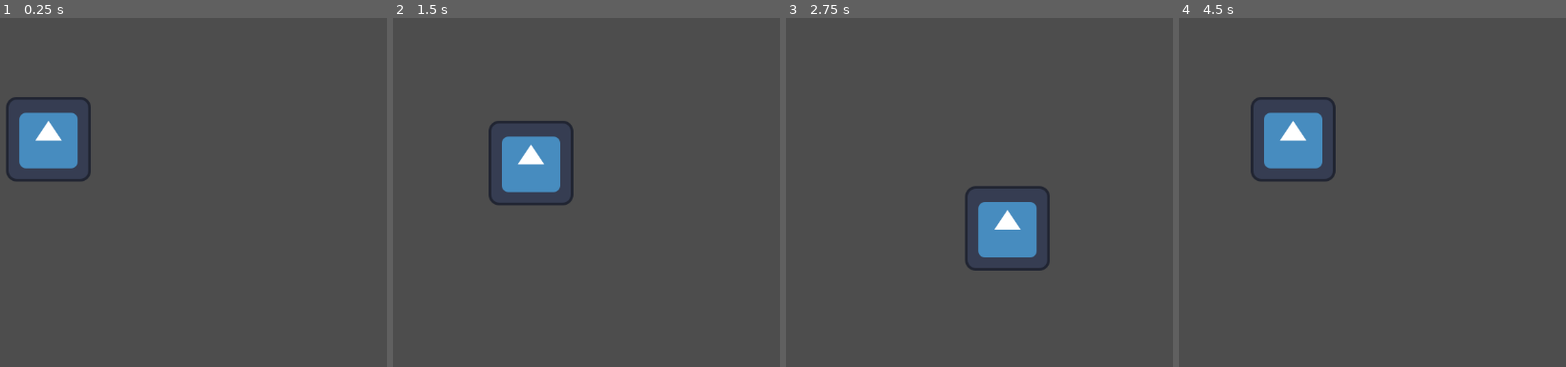
Above: before the commit, frames 1-4 (left to right).
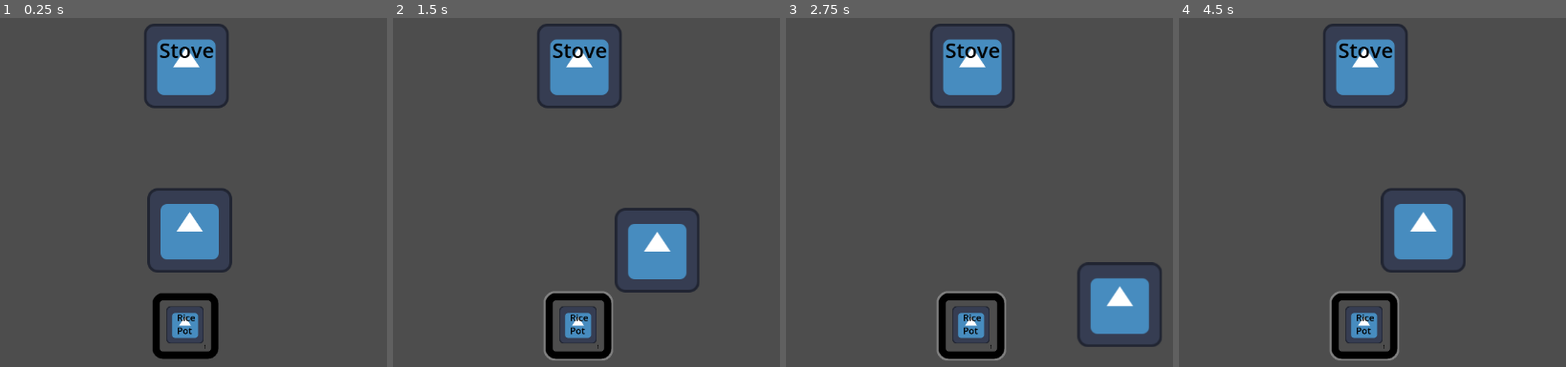
Above: after the commit, the same moments.

Repository: DragonEyeGames/Sushi-House-Shiba-Arcade
Game: Godot game, scene res://main.tscn
The game is run twice, just before and just after one commit, with the same random seed, the same clock (stepped at 60 frames per second) and the same inputs. The project has no main scene, so this scene is started directly. The engine's default icon, where the game draws it, is replaced by a stand-in: a white triangle on a blue panel in a dark square.
Inputs (mouse positions are in pixels of both pictures, inside the frame that each line leads up to):
- Up to frame 1 (0.25 s): no input
- Up to frame 2 (1.5 s): tap Enter at 0.5 s; move the mouse to (outside the picture) at 0.52 s; hold D (Right) 0.53-1.28 s; tap 1 (1, bound only after the commit) at 0.6 s; click (outside the picture) at 0.8 s; move the mouse to (462, 195) at 1.27 s; hold S (Down) from 1.28 s (still down); click (462, 195) at 1.35 s
- Up to frame 3 (2.75 s): tap 1 (1, bound only after the commit) at 1.55, 2.1 s; move the mouse to (1083, 77) at 2.02 s; release S (Down) at 2.03 s; hold D (Right) from 2.03 s (still down); click (1083, 77) at 2.3 s
- Up to frame 4 (4.5 s): move the mouse to (1364, 258) at 2.77 s; release D (Right) at 2.78 s; hold W (Up) 2.78-3.53 s; click (1364, 258) at 2.85 s; tap 1 (1, bound only after the commit) at 3.05, 3.6 s; move the mouse to (outside the picture) at 3.52 s; hold A (Left) from 3.53 s (still down); click (outside the picture) at 3.8 s; move the mouse to (outside the picture) at 4.27 s; click (outside the picture) at 4.35 s

The runs differ from the first frame. In frame 1, 11% of the frame differs, in the area x 1-60%, y 1-98%; in frame 2, 11%; in frame 3, 11%, in the area x 37-98%, y 1-99%; in frame 4, 11%.

Commit message:
Working item placement!!!
You can now place items onto the stove!

Diff:
--- a/Test.tscn
+++ /dev/null
@@ -1,10 +0,0 @@
-[gd_scene load_steps=2 format=3 uid="uid://dnnka5th1gldj"]
-
-[ext_resource type="Texture2D" uid="uid://ocqr4kaowgws" path="res://icon.svg" id="1_mtyf4"]
-
-[node name="Node2D" type="Node2D"]
-
-[node name="Sprite2D" type="Sprite2D" parent="."]
-texture = ExtResource("1_mtyf4")
-
-[node name="Node2D" type="Node2D" parent="."]
--- /dev/null
+++ b/main.gd
@@ -0,0 +1,30 @@
+extends Node2D
+
+var playerInventorySelect=""
+var interactable=""
+var interactiveItem
+var playerInventory=["rice"]
+
+# Called when the node enters the scene tree for the first time.
+func _ready() -> void:
+	pass # Replace with function body.
+
+
+# Called every frame. 'delta' is the elapsed time since the previous frame.
+func _process(delta: float) -> void:
+	for i in range($CanvasLayer.get_child_count()):
+		var child = $CanvasLayer.get_child(i)
+		if i >= playerInventory.size():
+			child.visible=false
+		else:
+			child.visible=true
+	if(Input.is_action_just_pressed("1")):
+		if(len(playerInventory)>=1):
+			if($"CanvasLayer/1/Outline".visible==false):
+				playerInventorySelect=playerInventory[0]
+				$"CanvasLayer/1/Outline".visible=true
+			else:
+				playerInventorySelect=""
+				$"CanvasLayer/1/Outline".visible=false
+	if(Input.is_action_just_pressed("Place") and interactable!=""):
+		interactiveItem.interact()
--- a/main.tscn
+++ b/main.tscn
@@ -1,15 +1,35 @@
-[gd_scene load_steps=4 format=3 uid="uid://dyu40iyjut0ht"]
+[gd_scene load_steps=12 format=3 uid="uid://dyu40iyjut0ht"]
 
 [ext_resource type="Script" uid="uid://drpd5ypjrw67y" path="res://player.gd" id="1_0xm2m"]
+[ext_resource type="Script" uid="uid://bnfbc7u202bvo" path="res://main.gd" id="1_7mycd"]
 [ext_resource type="Texture2D" uid="uid://d3qu1bea31e07" path="res://icon.svg" id="1_ig7tw"]
+[ext_resource type="Script" uid="uid://c008fxlrk5pjg" path="res://workstation.gd" id="3_h2yge"]
+[ext_resource type="Texture2D" uid="uid://dukslok5fus07" path="res://hotbar.png" id="4_1bvp3"]
+[ext_resource type="Shader" uid="uid://day38ouyppi2j" path="res://recolor.gdshader" id="5_lquwl"]
 
 [sub_resource type="RectangleShape2D" id="RectangleShape2D_0xm2m"]
 size = Vector2(122, 123)
 
+[sub_resource type="CapsuleShape2D" id="CapsuleShape2D_1bvp3"]
+radius = 59.0
+height = 180.0
+
+[sub_resource type="RectangleShape2D" id="RectangleShape2D_h2yge"]
+size = Vector2(123, 123)
+
+[sub_resource type="RectangleShape2D" id="RectangleShape2D_1bvp3"]
+size = Vector2(122, 40)
+
+[sub_resource type="ShaderMaterial" id="ShaderMaterial_7mycd"]
+shader = ExtResource("5_lquwl")
+shader_parameter/target_color = Color(1, 1, 1, 1)
+
 [node name="Node2D" type="Node2D"]
+position = Vector2(204, 83)
+script = ExtResource("1_7mycd")
 
 [node name="Player" type="CharacterBody2D" parent="."]
-position = Vector2(314, 273)
+position = Vector2(323, 328)
 script = ExtResource("1_0xm2m")
 
 [node name="Icon" type="Sprite2D" parent="Player"]
@@ -18,3 +38,128 @@
 [node name="CollisionShape2D" type="CollisionShape2D" parent="Player"]
 position = Vector2(-2, 0.5)
 shape = SubResource("RectangleShape2D_0xm2m")
+
+[node name="Area2D" type="Area2D" parent="Player"]
+collision_layer = 2
+collision_mask = 2
+
+[node name="CollisionShape2D" type="CollisionShape2D" parent="Player/Area2D"]
+position = Vector2(-1, -7)
+shape = SubResource("CapsuleShape2D_1bvp3")
+
+[node name="Stove" type="StaticBody2D" parent="."]
+position = Vector2(318, 79)
+script = ExtResource("3_h2yge")
+item = "rice"
+
+[node name="Icon" type="Sprite2D" parent="Stove"]
+texture = ExtResource("1_ig7tw")
+
+[node name="RichTextLabel" type="RichTextLabel" parent="Stove/Icon"]
+offset_left = -41.0
+offset_top = -46.0
+offset_right = 59.0
+offset_bottom = 25.0
+theme_override_colors/default_color = Color(0, 0, 0, 1)
+theme_override_font_sizes/normal_font_size = 31
+text = "Stove"
+
+[node name="CollisionShape2D" type="CollisionShape2D" parent="Stove"]
+position = Vector2(-0.5, -0.5)
+shape = SubResource("RectangleShape2D_h2yge")
+
+[node name="Area2D" type="Area2D" parent="Stove"]
+collision_layer = 2
+collision_mask = 2
+
+[node name="CollisionShape2D" type="CollisionShape2D" parent="Stove/Area2D"]
+position = Vector2(-1, 10)
+shape = SubResource("RectangleShape2D_1bvp3")
+
+[node name="RichTextLabel" type="RichTextLabel" parent="Stove"]
+visible = false
+offset_left = -37.0
+offset_top = 3.0
+offset_right = 60.0
+offset_bottom = 43.0
+theme_override_colors/default_color = Color(0, 0, 0, 1)
+text = "Place Rice"
+
+[node name="Interactable" type="Sprite2D" parent="Stove"]
+visible = false
+position = Vector2(-0.999969, 17)
+scale = Vector2(0.445, 0.445)
+texture = ExtResource("1_ig7tw")
+
+[node name="RichTextLabel" type="RichTextLabel" parent="Stove/Interactable"]
+offset_left = -26.9663
+offset_top = -47.1911
+offset_right = 73.0337
+offset_bottom = 54.8089
+theme_override_colors/default_color = Color(0, 0, 0, 1)
+theme_override_font_sizes/normal_font_size = 31
+text = "Rice Pot"
+
+[node name="CanvasLayer" type="CanvasLayer" parent="."]
+
+[node name="1" type="Sprite2D" parent="CanvasLayer"]
+position = Vector2(520.56, 555.56)
+scale = Vector2(0.26, 0.26)
+texture = ExtResource("4_1bvp3")
+
+[node name="RichTextLabel2" type="RichTextLabel" parent="CanvasLayer/1"]
+offset_left = 105.538
+offset_top = 97.8461
+offset_right = 205.538
+offset_bottom = 199.846
+theme_override_colors/default_color = Color(0, 0, 0, 1)
+theme_override_font_sizes/normal_font_size = 31
+text = "1"
+
+[node name="Outline" type="Sprite2D" parent="CanvasLayer/1"]
+visible = false
+z_index = -1
+material = SubResource("ShaderMaterial_7mycd")
+scale = Vector2(1.055, 1.055)
+texture = ExtResource("4_1bvp3")
+
+[node name="Icon" type="Sprite2D" parent="CanvasLayer/1"]
+position = Vector2(-2.15381, -6)
+scale = Vector2(1.71154, 1.71154)
+texture = ExtResource("1_ig7tw")
+
+[node name="RichTextLabel" type="RichTextLabel" parent="CanvasLayer/1/Icon"]
+offset_left = -26.9663
+offset_top = -47.1911
+offset_right = 73.0337
+offset_bottom = 54.8089
+theme_override_colors/default_color = Color(0, 0, 0, 1)
+theme_override_font_sizes/normal_font_size = 31
+text = "Rice Pot"
+
+[node name="Hotbar" type="Sprite2D" parent="CanvasLayer"]
+visible = false
+position = Vector2(304.56, 555.56)
+scale = Vector2(0.26, 0.26)
+texture = ExtResource("4_1bvp3")
+
+[node name="Hotbar2" type="Sprite2D" parent="CanvasLayer"]
+visible = false
+position = Vector2(413.56, 555.56)
+scale = Vector2(0.26, 0.26)
+texture = ExtResource("4_1bvp3")
+
+[node name="Hotbar4" type="Sprite2D" parent="CanvasLayer"]
+visible = false
+position = Vector2(631.56, 555.56)
+scale = Vector2(0.26, 0.26)
+texture = ExtResource("4_1bvp3")
+
+[node name="Hotbar5" type="Sprite2D" parent="CanvasLayer"]
+visible = false
+position = Vector2(740.56, 555.56)
+scale = Vector2(0.26, 0.26)
+texture = ExtResource("4_1bvp3")
+
+[connection signal="area_entered" from="Stove/Area2D" to="Stove" method="_on_area_2d_area_entered"]
+[connection signal="area_exited" from="Stove/Area2D" to="Stove" method="_on_area_2d_area_exited"]
--- a/player.gd
+++ b/player.gd
@@ -1,5 +1,5 @@
 extends CharacterBody2D
-const SPEED = 3
+const SPEED = 150
 func _process(delta: float) -> void:
 	var yChange = 0
 	var xChange = 0
@@ -16,5 +16,7 @@
 		yChange /= sqrt(2)
 	xChange*=SPEED
 	yChange*=SPEED
-	position.x+=xChange
-	position.y+=yChange
+	velocity.x+=xChange
+	velocity.y+=yChange
+	move_and_slide()
+	velocity=Vector2.ZERO
--- a/project.godot
+++ b/project.godot
@@ -48,3 +48,18 @@
 , Object(InputEventKey,"resource_local_to_scene":false,"resource_name":"","device":-1,"window_id":0,"alt_pressed":false …(186 unchanged characters)…
 ]
 }
+1={
+"deadzone": 0.2,
+"events": [Object(InputEventKey,"resource_local_to_scene":false,"resource_name":"","device":-1,"window_id":0,"alt_pressed":false,"shift_pressed":false,"ctrl_pressed":false,"meta_pressed":false,"pressed":false,"keycode":0,"physical_keycode":49,"key_label":0,"unicode":49,"location":0,"echo":false,"script":null)
+]
+}
+Place={
+"deadzone": 0.2,
+"events": [Object(InputEventMouseButton,"resource_local_to_scene":false,"resource_name":"","device":-1,"window_id":0,"alt_pressed":false,"shift_pressed":false,"ctrl_pressed":false,"meta_pressed":false,"button_mask":1,"position":Vector2(151, 15),"global_position":Vector2(160, 63),"factor":1.0,"button_index":1,"canceled":false,"pressed":true,"double_click":false,"script":null)
+]
+}
+
+[layer_names]
+
+2d_physics/layer_1="Collisions"
+2d_physics/layer_2="Interactables"
--- /dev/null
+++ b/recolor.gdshader
@@ -0,0 +1,8 @@
+shader_type canvas_item;
+
+uniform vec4 target_color : source_color = vec4(1.0, 0.0, 0.0, 1.0); // default red
+
+void fragment() {
+    vec4 tex_color = texture(TEXTURE, UV);
+    COLOR = mix(tex_color, vec4(target_color.rgb, tex_color.a), 0.5);
+}
--- /dev/null
+++ b/workstation.gd
@@ -0,0 +1,36 @@
+extends StaticBody2D
+
+var colliding=false
+
+@export var item = ""
+
+# Called when the node enters the scene tree for the first time.
+func _ready() -> void:
+	pass # Replace with function body.
+
+
+# Called every frame. 'delta' is the elapsed time since the previous frame.
+func _process(delta: float) -> void:
+	if(colliding and item==$"..".playerInventorySelect):
+		$RichTextLabel.visible=true
+		$"..".interactable="rice stove"
+		$"..".interactiveItem=self
+	else:
+		$RichTextLabel.visible=false
+
+
+func _on_area_2d_area_entered(area: Area2D) -> void:
+	colliding=true
+
+
+func _on_area_2d_area_exited(area: Area2D) -> void:
+	if(colliding and item==$"..".playerInventorySelect):
+		$RichTextLabel.visible=false
+		$"..".interactable=""
+		$"..".interactiveItem=null
+	colliding=false
+
+func interact():
+	$"..".playerInventory.erase($"..".playerInventorySelect)
+	$"..".playerInventorySelect=""
+	$Interactable.visible=true
Binary file added: hotbar.png
Not shown, added: hotbar.png.import
Not shown, added: main.gd.uid
Not shown, added: recolor.gdshader.uid
Not shown, added: workstation.gd.uid
